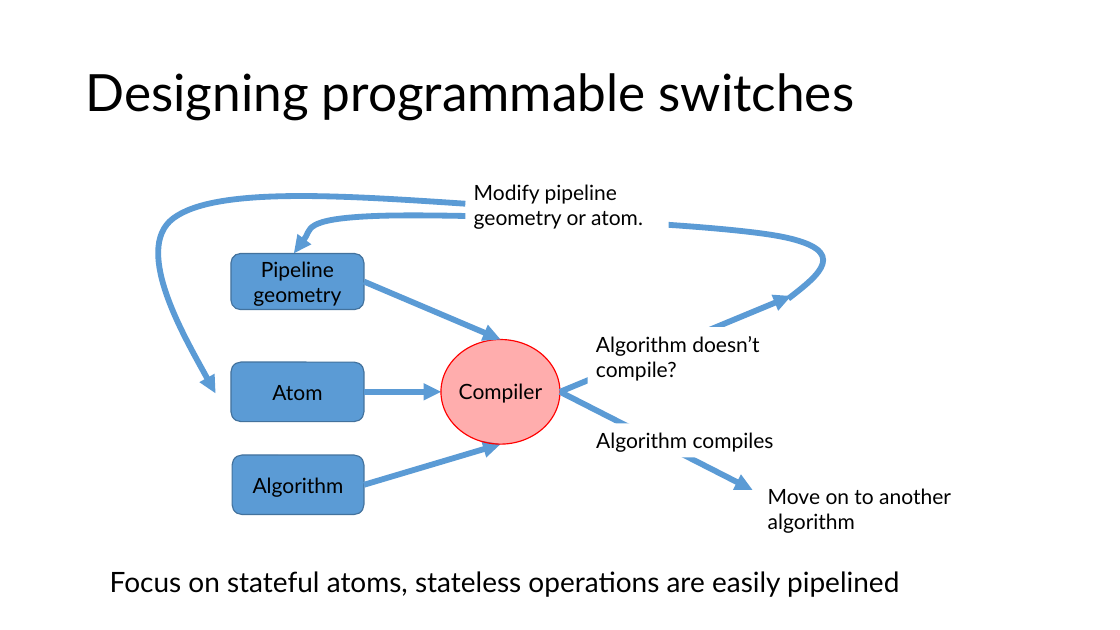
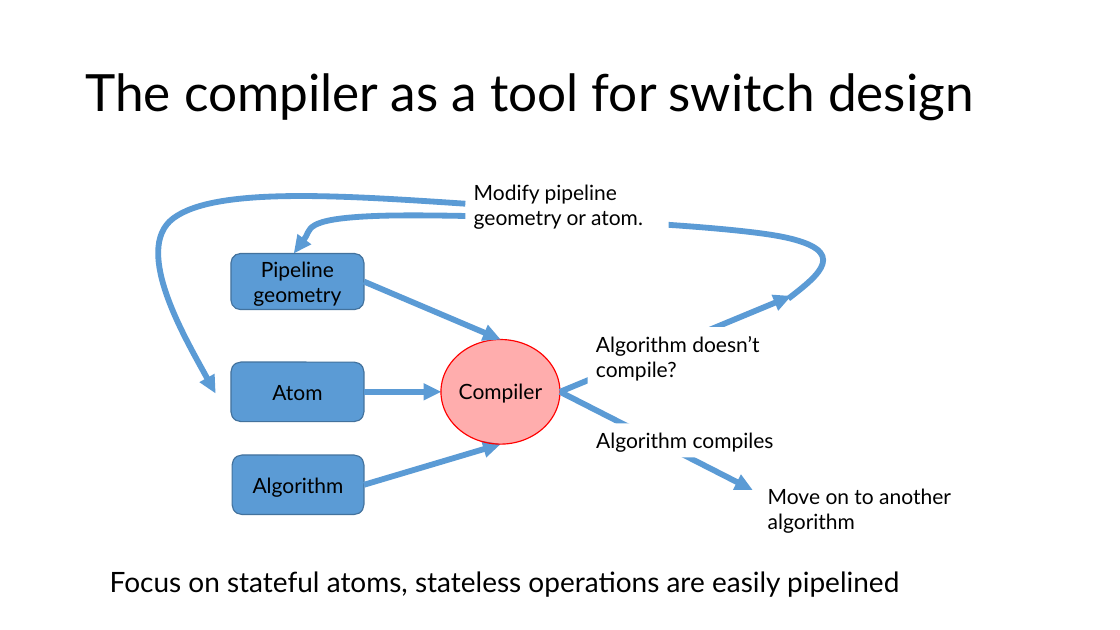
Before and after one commit to anirudhSK/pifo-domino-marple-ppts, a slide deck: slide 22 of combined_domino_pifo.pptx. Drawn at 1120x630 pixels with LibreOffice and Linux fonts; fonts in the diff are those of the drawing. Boxes give left, top, right and bottom in pixels: in the first picture for what was removed or moved away, otherwise in the second. Text is boxed around its words. In the diff, an @@ line names an element or a change of style, - is before the commit and + after.

Commit message:
Go through slides once more

```diff
--- a/combined_domino_pifo.pptx
+++ b/combined_domino_pifo.pptx
@@ title at box(85, 73, 974, 120): text changed @@
-Designing programmable switches
+The compiler as a tool for switch design
```
